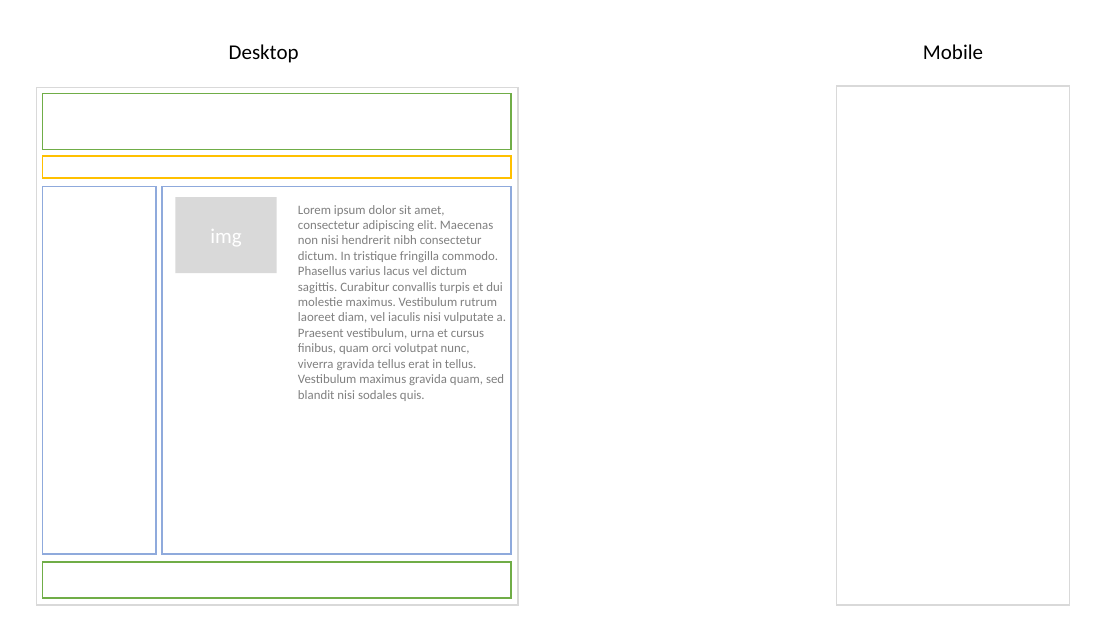
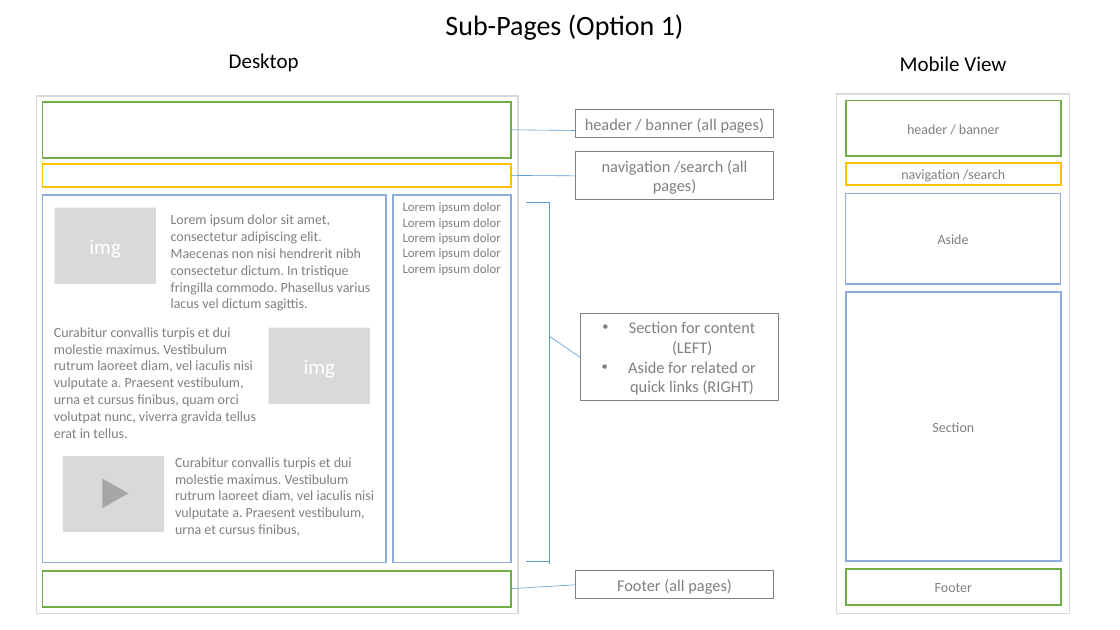
Before and after one commit to daxnac/fesc-project-proposal, a slide deck: slide 3 of docs/fesc-layout-guide.pptx (slide 4 before the commit). Drawn at 1120x630 pixels with LibreOffice and Linux fonts; fonts in the diff are those of the drawing. Boxes give left, top, right and bottom in pixels: in the first picture for what was removed or moved away, otherwise in the second. Text is boxed around its words. In the diff, an @@ line names an element or a change of style, - is before the commit and + after.

```diff
--- a/docs/fesc-layout-guide.pptx
+++ b/docs/fesc-layout-guide.pptx
@@ text added at box(445, 14, 684, 40), 24 pt, text #000000 @@
+Sub-Pages (Option 1)
@@ text at box(900, 56, 1006, 71): text changed @@
-Mobile
+Mobile View
@@ rectangle added at box(576, 110, 774, 139), outline #808080 0.75 pt, 14 pt, text #808080 @@
+header / banner (all pages)
@@ rectangle added at box(846, 101, 1061, 157), outline #70AD47 1.5 pt, 12 pt, text #808080 @@
+header / banner
@@ line added from (511, 129) to (576, 130), #5B9BD5 0.5 pt @@
@@ line added from (511, 176) to (576, 176), #5B9BD5 0.5 pt @@
@@ rectangle added at box(576, 152, 774, 200), outline #808080 0.75 pt, 14 pt, text #808080 @@
+navigation /search (all pages)
@@ rectangle added at box(846, 163, 1061, 186), outline #FFC000 1.5 pt, 12 pt, text #808080 @@
+navigation /search
@@ rectangle: place and size @@
-rectangle at box(162, 187, 511, 555)
+rectangle at box(43, 195, 386, 563)
@@ rectangle removed at box(43, 187, 156, 555) @@
@@ rectangle "img": place and size @@
-rectangle "img" at box(176, 197, 277, 274)
+rectangle "img" at box(55, 208, 156, 284)
@@ rectangle added at box(393, 195, 512, 563), outline #8FAADC 1.5 pt, 11 pt, text #808080 @@
+Lorem ipsum dolor
+Lorem ipsum dolor
+Lorem ipsum dolor
+Lorem ipsum dolor
+Lorem ipsum dolor
@@ line added from (527, 202) to (549, 202), #5B9BD5 0.5 pt @@
@@ line added from (549, 202) to (549, 564), #5B9BD5 0.5 pt @@
@@ rectangle added at box(846, 193, 1061, 284), outline #8FAADC 1.5 pt, 12 pt, text #808080 @@
+Aside
@@ text added at box(171, 214, 371, 311), 12 pt, text #808080 @@
+Lorem ipsum dolor sit amet, consectetur adipiscing elit. Maecenas non nisi hendrerit nibh consectetur dictum. In tristique fringilla commodo. Phasellus varius lacus vel dictum sagittis.
@@ rectangle added at box(846, 292, 1061, 561), outline #8FAADC 1.5 pt, 12 pt, text #808080 @@
+Section
@@ text at box(54, 327, 256, 438): text changed; size 11 to 12 pt @@
-Lorem ipsum dolor sit amet, consectetur adipiscing elit. Maecenas non nisi hendrerit nibh consectetur dictum. In tristique fringilla commodo. Phasellus varius lacus vel dictum sagittis. Curabitur convallis turpis et dui molestie maximus. Vestibulum rutrum laoreet diam, vel iaculis nisi vulputate a. Praesent vestibulum, urna et cursus finibus, quam orci volutpat nunc, viverra gravida tellus erat in tellus. Vestibulum maximus gravida quam, sed blandit nisi sodales quis.
+Curabitur convallis turpis et dui molestie maximus. Vestibulum rutrum laoreet diam, vel iaculis nisi vulputate a. Praesent vestibulum, urna et cursus finibus, quam orci volutpat nunc, viverra gravida tellus erat in tellus.
@@ rectangle added at box(269, 328, 371, 404), fill #D9D9D9, 18 pt, text #FFFFFF @@
+img
@@ rectangle added at box(581, 313, 779, 401), outline #808080 0.75 pt, 14 pt, text #808080 @@
+• Section for content (LEFT)
+• Aside for related or quick links (RIGHT)
@@ line added from (581, 357) to (549, 336), #5B9BD5 0.5 pt @@
@@ rectangle added at box(63, 456, 165, 533), fill #D9D9D9 @@
@@ triangle added at box(103, 479, 129, 508), fill #A6A6A6 @@
@@ text added at box(175, 457, 374, 535), 12 pt, text #808080 @@
+Curabitur convallis turpis et dui molestie maximus. Vestibulum rutrum laoreet diam, vel iaculis nisi vulputate a. Praesent vestibulum, urna et cursus finibus,
@@ line added from (527, 562) to (549, 562), #5B9BD5 0.5 pt @@
@@ 5 rectangles, 1 text: place and size @@
-5 rectangles, 1 text at box(36, 44, 1070, 606)
+5 rectangles, 1 text at box(36, 53, 1070, 614)
@@ line added from (511, 589) to (576, 585), #5B9BD5 0.5 pt @@
@@ rectangle added at box(576, 571, 774, 599), outline #808080 0.75 pt, 14 pt, text #808080 @@
+Footer (all pages)
@@ rectangle added at box(846, 570, 1061, 606), outline #70AD47 1.5 pt, 12 pt, text #808080 @@
+Footer
```
Also in this commit, not shown: 1 other slide changed, 3 slides added, 2 slides removed, 5 other files.
